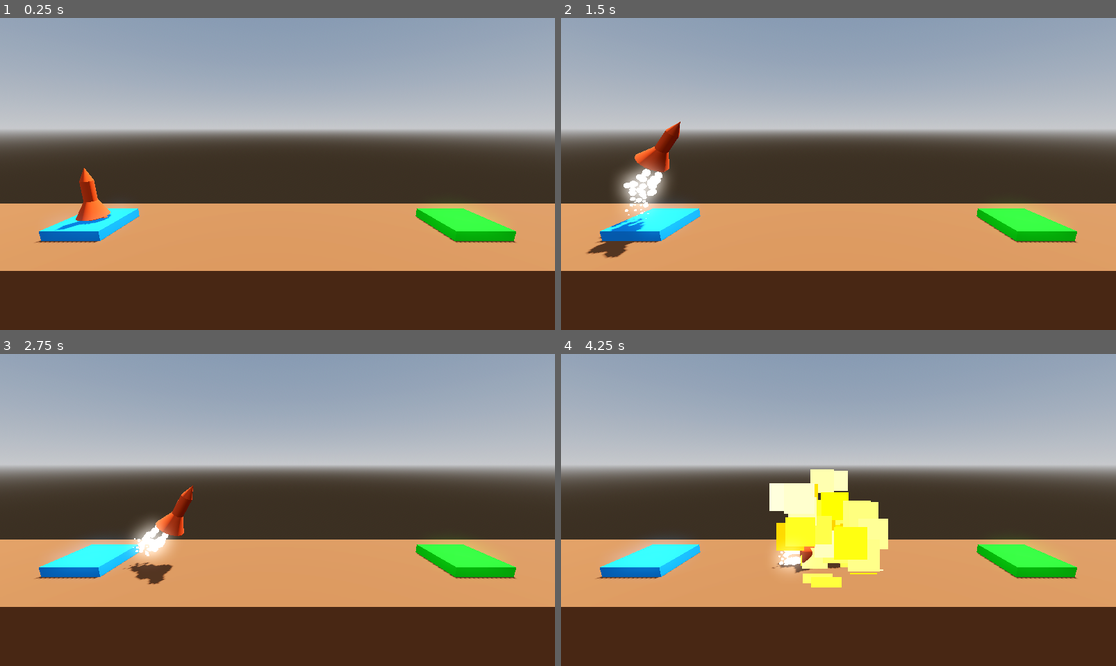
Above: before the commit, frames 1-4 (two rows, left to right).
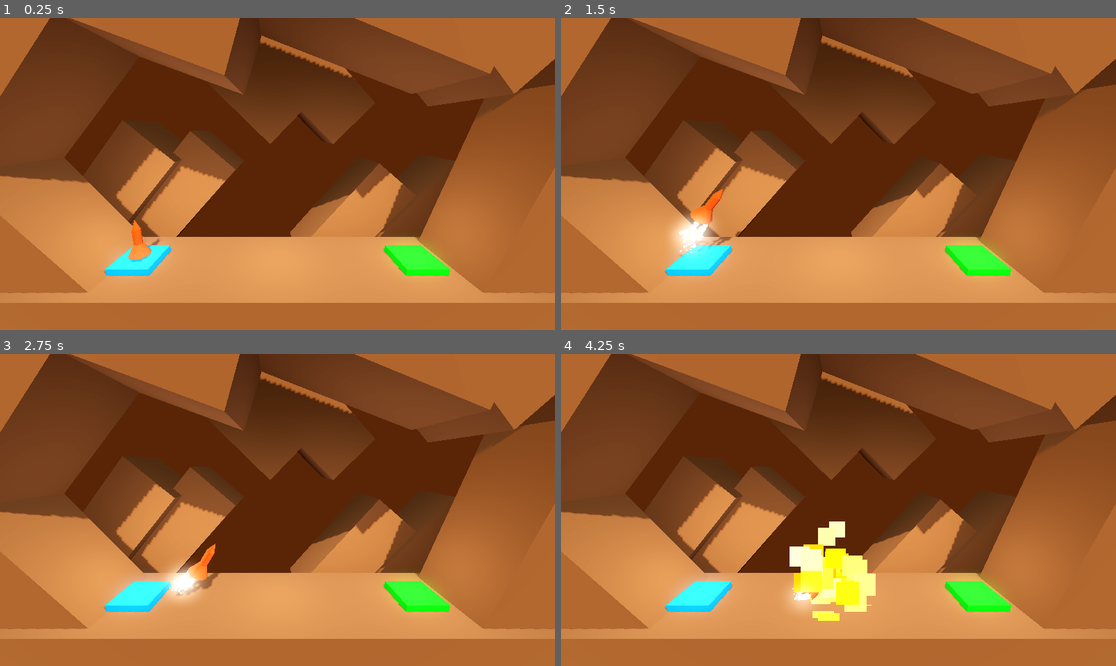
Above: after the commit, the same moments.

Repository: racampos/projectboost
Game: Godot game, scene res://level/level.tscn
The game is run twice, just before and just after one commit, with the same random seed, the same clock (stepped at 60 frames per second) and the same inputs.
Inputs:
- Up to frame 1 (0.25 s): no input
- Up to frame 2 (1.5 s): tap Enter at 0.5 s; hold D (rotate_right) 0.53-1.28 s; hold Space (boost) 0.53-1.28 s; hold A (rotate_left) from 1.28 s (still down); tap Space (boost) at 1.35 s
- Up to frame 3 (2.75 s): release A (rotate_left) at 2.03 s; hold D (rotate_right) from 2.03 s (still down); hold Space (boost) from 2.03 s (still down)
- Up to frame 4 (4.25 s): release Space (boost) at 2.78 s; tap Space (boost) at 2.85 s; release D (rotate_right) at 3.53 s; hold A (rotate_left) from 3.53 s (still down); hold Space (boost) from 3.53 s (still down)

The runs differ from the first frame. In frame 1, 93% of the frame differs, in the area x 0-100%, y 0-100%; in frame 2, 94%; in frame 3, 94%; in frame 4, 94%.

Commit message:
Finished project

Diff:
--- /dev/null
+++ b/background.tscn
@@ -0,0 +1,113 @@
+[gd_scene load_steps=5 format=3 uid="uid://d0taevgmm6pje"]
+
+[sub_resource type="StandardMaterial3D" id="StandardMaterial3D_god2i"]
+albedo_color = Color(0.509804, 0.290196, 0.141176, 1)
+
+[sub_resource type="ProceduralSkyMaterial" id="ProceduralSkyMaterial_q7gv6"]
+sky_horizon_color = Color(0.64625, 0.65575, 0.67075, 1)
+ground_horizon_color = Color(0.64625, 0.65575, 0.67075, 1)
+
+[sub_resource type="Sky" id="Sky_iyog4"]
+sky_material = SubResource("ProceduralSkyMaterial_q7gv6")
+
+[sub_resource type="Environment" id="Environment_je5st"]
+background_mode = 1
+background_color = Color(0.07, 0.03276, 0.0112, 1)
+sky = SubResource("Sky_iyog4")
+ambient_light_source = 3
+tonemap_mode = 2
+glow_enabled = true
+
+[node name="Floor" type="CSGBox3D" groups=["Hazard"]]
+transform = Transform3D(1, 0, 0, 0, 1, 0, 0, 0, 1, 2.08165e-12, -4, 2.08165e-12)
+use_collision = true
+size = Vector3(30, 8, 5)
+material = SubResource("StandardMaterial3D_god2i")
+
+[node name="Wall" type="CSGBox3D" parent="."]
+transform = Transform3D(0.717251, 0.696815, 0, -0.696815, 0.717251, 0, 0, 0, 1, -10.1265, 13.7839, 0)
+size = Vector3(4, 10, 4)
+material = SubResource("StandardMaterial3D_god2i")
+
+[node name="Wall2" type="CSGBox3D" parent="."]
+transform = Transform3D(0.794393, -0.607404, 0, 0.607404, 0.794393, 0, 0, 0, 1, -12.0944, 6.16963, 0)
+size = Vector3(4, 10, 4)
+material = SubResource("StandardMaterial3D_god2i")
+
+[node name="Wall3" type="CSGBox3D" parent="."]
+transform = Transform3D(0.966102, 0.258161, 0, -0.258161, 0.966102, 0, 0, 0, 1, 11.4855, 7.04312, 0)
+size = Vector3(4, 10, 4)
+material = SubResource("StandardMaterial3D_god2i")
+
+[node name="Wall4" type="CSGBox3D" parent="."]
+transform = Transform3D(0.843485, -0.537152, 0, 0.537152, 0.843485, 0, 0, 0, 1, 14.4108, 12.8937, 0)
+size = Vector3(4, 10, 4)
+material = SubResource("StandardMaterial3D_god2i")
+
+[node name="Ceiling" type="CSGBox3D" parent="."]
+transform = Transform3D(-0.329394, 0.944193, 0, -0.944192, -0.329394, 0, 0, 0, 1, -5.80335, 15.9533, 0)
+size = Vector3(4, 10, 4)
+material = SubResource("StandardMaterial3D_god2i")
+
+[node name="Ceiling2" type="CSGBox3D" parent="."]
+transform = Transform3D(-0.329394, 0.944193, 0, -0.944192, -0.329394, 0, 0, 0, 1, 2.90892, 15.9945, 0)
+size = Vector3(4, 10, 4)
+material = SubResource("StandardMaterial3D_god2i")
+
+[node name="Ceiling3" type="CSGBox3D" parent="."]
+transform = Transform3D(0.716484, 0.697603, 0, -0.697603, 0.716485, 0, 0, 0, 1, 9.97851, 16.8185, 0)
+size = Vector3(4, 10, 4)
+material = SubResource("StandardMaterial3D_god2i")
+
+[node name="BackgroundWall" type="CSGBox3D" parent="."]
+transform = Transform3D(0.745243, 0.666793, 0, -0.666793, 0.745243, 0, 0, 0, 1, -11.5501, 6.16963, -5.92632)
+size = Vector3(4, 10, 4)
+material = SubResource("StandardMaterial3D_god2i")
+
+[node name="BackgroundWall2" type="CSGBox3D" parent="."]
+transform = Transform3D(0.740898, 0.671617, 0, -0.671617, 0.740898, 0, 0, 0, 1, -7.83927, 5.49995, -6.98017)
+size = Vector3(4, 10, 4)
+material = SubResource("StandardMaterial3D_god2i")
+
+[node name="BackgroundWall3" type="CSGBox3D" parent="."]
+transform = Transform3D(0.777058, 0.629429, 0, -0.629429, 0.777058, 0, 0, 0, 1, 6.01195, 3.03323, -7.75343)
+size = Vector3(4, 10, 4)
+material = SubResource("StandardMaterial3D_god2i")
+
+[node name="BackgroundWall4" type="CSGBox3D" parent="."]
+transform = Transform3D(0.777058, 0.629429, 0, -0.629429, 0.777058, 0, 0, 0, 1, 11.6976, 3.2126, -7.75343)
+size = Vector3(4, 10, 4)
+material = SubResource("StandardMaterial3D_god2i")
+
+[node name="BackgroundWall5" type="CSGBox3D" parent="."]
+transform = Transform3D(0.698203, -0.7159, 0, 0.7159, 0.698203, 0, 0, 0, 1, -2.71896, 14.516, -7.75343)
+size = Vector3(4, 10, 4)
+material = SubResource("StandardMaterial3D_god2i")
+
+[node name="BackgroundWall6" type="CSGBox3D" parent="."]
+transform = Transform3D(0.698203, -0.7159, 0, 0.7159, 0.698203, 0, 0, 0, 1, 1.88502, 14.516, -7.75343)
+size = Vector3(4, 10, 4)
+material = SubResource("StandardMaterial3D_god2i")
+
+[node name="DirectionalLight3D" type="DirectionalLight3D" parent="."]
+transform = Transform3D(0.984807, -0.111619, 0.133022, 2.67186e-16, 0.766045, 0.642787, -0.173648, -0.633022, 0.754406, 2.08165e-12, 2.08165e-12, 13)
+light_energy = 0.5
+shadow_enabled = true
+
+[node name="WorldEnvironment" type="WorldEnvironment" parent="."]
+environment = SubResource("Environment_je5st")
+
+[node name="OmniLight3D" type="OmniLight3D" parent="."]
+transform = Transform3D(1, 0, 0, 0, 1, 0, 0, 0, 1, 0, 6.43501, 0)
+omni_range = 12.0
+omni_attenuation = 0.5
+
+[node name="OmniLight3D2" type="OmniLight3D" parent="."]
+transform = Transform3D(1, 0, 0, 0, 1, 0, 0, 0, 1, -7.12903, 6.21953, 0)
+omni_range = 12.0
+omni_attenuation = 0.5
+
+[node name="OmniLight3D3" type="OmniLight3D" parent="."]
+transform = Transform3D(1, 0, 0, 0, 1, 0, 0, 0, 1, 6.88772, 6.21953, 0)
+omni_range = 12.0
+omni_attenuation = 0.5
--- a/level/level.tscn
+++ b/level/level.tscn
@@ -1,23 +1,8 @@
-[gd_scene load_steps=9 format=3 uid="uid://csqe8lbvae14t"]
+[gd_scene load_steps=6 format=3 uid="uid://csqe8lbvae14t"]
 
 [ext_resource type="Script" path="res://level/landing_pad.gd" id="1_b2u33"]
+[ext_resource type="PackedScene" uid="uid://d0taevgmm6pje" path="res://background.tscn" id="1_km6hq"]
 [ext_resource type="PackedScene" uid="uid://cti3fcw43ahu6" path="res://player.tscn" id="1_mvd3y"]
-
-[sub_resource type="ProceduralSkyMaterial" id="ProceduralSkyMaterial_q7gv6"]
-sky_horizon_color = Color(0.64625, 0.65575, 0.67075, 1)
-ground_horizon_color = Color(0.64625, 0.65575, 0.67075, 1)
-
-[sub_resource type="Sky" id="Sky_iyog4"]
-sky_material = SubResource("ProceduralSkyMaterial_q7gv6")
-
-[sub_resource type="Environment" id="Environment_je5st"]
-background_mode = 2
-sky = SubResource("Sky_iyog4")
-tonemap_mode = 2
-glow_enabled = true
-
-[sub_resource type="StandardMaterial3D" id="StandardMaterial3D_god2i"]
-albedo_color = Color(0.509804, 0.290196, 0.141176, 1)
 
 [sub_resource type="StandardMaterial3D" id="StandardMaterial3D_wdwss"]
 albedo_color = Color(0, 1, 0, 1)
@@ -27,18 +12,7 @@
 
 [node name="Level" type="Node3D"]
 
-[node name="WorldEnvironment" type="WorldEnvironment" parent="."]
-environment = SubResource("Environment_je5st")
-
-[node name="DirectionalLight3D" type="DirectionalLight3D" parent="."]
-transform = Transform3D(-0.866025, -0.433013, 0.25, 0, 0.5, 0.866025, -0.5, 0.75, -0.433013, 0, 0, 0)
-shadow_enabled = true
-
-[node name="Floor" type="CSGBox3D" parent="." groups=["Hazard"]]
-transform = Transform3D(1, 0, 0, 0, 1, 0, 0, 0, 1, 2.08165e-12, -4, 2.08165e-12)
-use_collision = true
-size = Vector3(30, 8, 5)
-material = SubResource("StandardMaterial3D_god2i")
+[node name="Floor" parent="." instance=ExtResource("1_km6hq")]
 
 [node name="LandingPad" type="CSGBox3D" parent="." groups=["Goal"]]
 transform = Transform3D(1, 0, 0, 0, 1, 0, 0, 0, 1, 7, 0.1, 2.08165e-12)
@@ -55,7 +29,7 @@
 material = SubResource("StandardMaterial3D_ulytx")
 
 [node name="Camera3D" type="Camera3D" parent="."]
-transform = Transform3D(1, -4.24872e-16, 3.40387e-16, 3.40387e-16, 0.975917, 0.218143, -4.24872e-16, -0.218143, 0.975917, 2.08165e-12, 3.71, 7.22)
+transform = Transform3D(1, -4.24872e-16, 3.40387e-16, 3.40387e-16, 0.975917, 0.218143, -4.24872e-16, -0.218143, 0.975917, 2.08165e-12, 6.71, 9.22)
 
 [node name="Player" parent="." instance=ExtResource("1_mvd3y")]
 transform = Transform3D(1, 0, 0, 0, 1, 0, 0, 0, 1, -7, 1.3, 4.16329e-12)
--- a/level/level_2.tscn
+++ b/level/level_2.tscn
@@ -1,23 +1,8 @@
-[gd_scene load_steps=10 format=3 uid="uid://bn0op24oosy7x"]
+[gd_scene load_steps=7 format=3 uid="uid://bn0op24oosy7x"]
 
 [ext_resource type="Script" path="res://level/landing_pad.gd" id="1_rv5nv"]
 [ext_resource type="PackedScene" uid="uid://cti3fcw43ahu6" path="res://player.tscn" id="2_i5mo5"]
-
-[sub_resource type="ProceduralSkyMaterial" id="ProceduralSkyMaterial_q7gv6"]
-sky_horizon_color = Color(0.64625, 0.65575, 0.67075, 1)
-ground_horizon_color = Color(0.64625, 0.65575, 0.67075, 1)
-
-[sub_resource type="Sky" id="Sky_iyog4"]
-sky_material = SubResource("ProceduralSkyMaterial_q7gv6")
-
-[sub_resource type="Environment" id="Environment_je5st"]
-background_mode = 2
-sky = SubResource("Sky_iyog4")
-tonemap_mode = 2
-glow_enabled = true
-
-[sub_resource type="StandardMaterial3D" id="StandardMaterial3D_god2i"]
-albedo_color = Color(0.509804, 0.290196, 0.141176, 1)
+[ext_resource type="PackedScene" uid="uid://d0taevgmm6pje" path="res://background.tscn" id="3_5uafa"]
 
 [sub_resource type="StandardMaterial3D" id="StandardMaterial3D_bkvrf"]
 albedo_color = Color(1, 0.0313726, 1, 1)
@@ -29,19 +14,6 @@
 albedo_color = Color(0, 0.576471, 1, 1)
 
 [node name="Level" type="Node3D"]
-
-[node name="WorldEnvironment" type="WorldEnvironment" parent="."]
-environment = SubResource("Environment_je5st")
-
-[node name="DirectionalLight3D" type="DirectionalLight3D" parent="."]
-transform = Transform3D(-0.866025, -0.433013, 0.25, 0, 0.5, 0.866025, -0.5, 0.75, -0.433013, 0, 0, 0)
-shadow_enabled = true
-
-[node name="Floor" type="CSGBox3D" parent="." groups=["Hazard"]]
-transform = Transform3D(1, 0, 0, 0, 1, 0, 0, 0, 1, 2.08165e-12, -4, 2.08165e-12)
-use_collision = true
-size = Vector3(30, 8, 5)
-material = SubResource("StandardMaterial3D_god2i")
 
 [node name="Obstacle" type="CSGBox3D" parent="." groups=["Hazard"]]
 transform = Transform3D(1, 0, 0, 0, 1, 0, 0, 0, 1, 2.08165e-12, 0.925111, 2.08165e-12)
@@ -64,7 +36,9 @@
 material = SubResource("StandardMaterial3D_ulytx")
 
 [node name="Camera3D" type="Camera3D" parent="."]
-transform = Transform3D(1, -4.24872e-16, 3.40387e-16, 3.40387e-16, 0.975917, 0.218143, -4.24872e-16, -0.218143, 0.975917, 2.08165e-12, 3.71, 7.22)
+transform = Transform3D(1, -4.24872e-16, 3.40387e-16, 3.40387e-16, 0.975917, 0.218143, -4.24872e-16, -0.218143, 0.975917, 2.08165e-12, 6.71, 9.22)
 
 [node name="Player" parent="." instance=ExtResource("2_i5mo5")]
 transform = Transform3D(1, 0, 0, 0, 1, 0, 0, 0, 1, -7, 1.3, 4.16329e-12)
+
+[node name="Floor" parent="." instance=ExtResource("3_5uafa")]
--- a/level/level_3.tscn
+++ b/level/level_3.tscn
@@ -1,23 +1,8 @@
-[gd_scene load_steps=10 format=3 uid="uid://dxe1twyywnsbb"]
+[gd_scene load_steps=7 format=3 uid="uid://dxe1twyywnsbb"]
 
 [ext_resource type="Script" path="res://level/landing_pad.gd" id="1_312vu"]
 [ext_resource type="PackedScene" uid="uid://cti3fcw43ahu6" path="res://player.tscn" id="2_rxfwh"]
-
-[sub_resource type="ProceduralSkyMaterial" id="ProceduralSkyMaterial_q7gv6"]
-sky_horizon_color = Color(0.64625, 0.65575, 0.67075, 1)
-ground_horizon_color = Color(0.64625, 0.65575, 0.67075, 1)
-
-[sub_resource type="Sky" id="Sky_iyog4"]
-sky_material = SubResource("ProceduralSkyMaterial_q7gv6")
-
-[sub_resource type="Environment" id="Environment_je5st"]
-background_mode = 2
-sky = SubResource("Sky_iyog4")
-tonemap_mode = 2
-glow_enabled = true
-
-[sub_resource type="StandardMaterial3D" id="StandardMaterial3D_god2i"]
-albedo_color = Color(0.509804, 0.290196, 0.141176, 1)
+[ext_resource type="PackedScene" uid="uid://d0taevgmm6pje" path="res://background.tscn" id="3_8dsnq"]
 
 [sub_resource type="StandardMaterial3D" id="StandardMaterial3D_bkvrf"]
 albedo_color = Color(1, 0.0313726, 1, 1)
@@ -29,19 +14,6 @@
 albedo_color = Color(0, 0.576471, 1, 1)
 
 [node name="Level" type="Node3D"]
-
-[node name="WorldEnvironment" type="WorldEnvironment" parent="."]
-environment = SubResource("Environment_je5st")
-
-[node name="DirectionalLight3D" type="DirectionalLight3D" parent="."]
-transform = Transform3D(-0.866025, -0.433013, 0.25, 0, 0.5, 0.866025, -0.5, 0.75, -0.433013, 0, 0, 0)
-shadow_enabled = true
-
-[node name="Floor" type="CSGBox3D" parent="." groups=["Hazard"]]
-transform = Transform3D(1, 0, 0, 0, 1, 0, 0, 0, 1, 2.08165e-12, -4, 2.08165e-12)
-use_collision = true
-size = Vector3(30, 8, 5)
-material = SubResource("StandardMaterial3D_god2i")
 
 [node name="Obstacle" type="CSGBox3D" parent="." groups=["Hazard"]]
 transform = Transform3D(1, 0, 0, 0, 1, 0, 0, 0, 1, -0.0988679, 5.37867, 2.08165e-12)
@@ -64,7 +36,9 @@
 material = SubResource("StandardMaterial3D_ulytx")
 
 [node name="Camera3D" type="Camera3D" parent="."]
-transform = Transform3D(1, -4.24872e-16, 3.40387e-16, 3.40387e-16, 0.975917, 0.218143, -4.24872e-16, -0.218143, 0.975917, 2.08165e-12, 3.71, 7.22)
+transform = Transform3D(1, -4.24872e-16, 3.40387e-16, 3.40387e-16, 0.975917, 0.218143, -4.24872e-16, -0.218143, 0.975917, 2.08165e-12, 6.71, 9.22)
 
 [node name="Player" parent="." instance=ExtResource("2_rxfwh")]
 transform = Transform3D(1, 0, 0, 0, 1, 0, 0, 0, 1, -7, 1.3, 4.16329e-12)
+
+[node name="Floor" parent="." instance=ExtResource("3_8dsnq")]
--- a/level/level_4.tscn
+++ b/level/level_4.tscn
@@ -1,24 +1,9 @@
-[gd_scene load_steps=10 format=3 uid="uid://bt8xdu8o1nrw1"]
+[gd_scene load_steps=7 format=3 uid="uid://bt8xdu8o1nrw1"]
 
 [ext_resource type="Script" path="res://level/landing_pad.gd" id="1_r207d"]
 [ext_resource type="PackedScene" uid="uid://cti3fcw43ahu6" path="res://player.tscn" id="2_thcnj"]
 [ext_resource type="PackedScene" uid="uid://dc67fpcxmivf2" path="res://moving_hazard.tscn" id="3_52kmw"]
-
-[sub_resource type="ProceduralSkyMaterial" id="ProceduralSkyMaterial_q7gv6"]
-sky_horizon_color = Color(0.64625, 0.65575, 0.67075, 1)
-ground_horizon_color = Color(0.64625, 0.65575, 0.67075, 1)
-
-[sub_resource type="Sky" id="Sky_iyog4"]
-sky_material = SubResource("ProceduralSkyMaterial_q7gv6")
-
-[sub_resource type="Environment" id="Environment_je5st"]
-background_mode = 2
-sky = SubResource("Sky_iyog4")
-tonemap_mode = 2
-glow_enabled = true
-
-[sub_resource type="StandardMaterial3D" id="StandardMaterial3D_god2i"]
-albedo_color = Color(0.509804, 0.290196, 0.141176, 1)
+[ext_resource type="PackedScene" uid="uid://d0taevgmm6pje" path="res://background.tscn" id="4_cdyob"]
 
 [sub_resource type="StandardMaterial3D" id="StandardMaterial3D_wdwss"]
 albedo_color = Color(0, 1, 0, 1)
@@ -27,19 +12,6 @@
 albedo_color = Color(0, 0.576471, 1, 1)
 
 [node name="Level" type="Node3D"]
-
-[node name="WorldEnvironment" type="WorldEnvironment" parent="."]
-environment = SubResource("Environment_je5st")
-
-[node name="DirectionalLight3D" type="DirectionalLight3D" parent="."]
-transform = Transform3D(-0.866025, -0.433013, 0.25, 0, 0.5, 0.866025, -0.5, 0.75, -0.433013, 0, 0, 0)
-shadow_enabled = true
-
-[node name="Floor" type="CSGBox3D" parent="." groups=["Hazard"]]
-transform = Transform3D(1, 0, 0, 0, 1, 0, 0, 0, 1, 2.08165e-12, -4, 2.08165e-12)
-use_collision = true
-size = Vector3(30, 8, 5)
-material = SubResource("StandardMaterial3D_god2i")
 
 [node name="LandingPad" type="CSGBox3D" parent="." groups=["Goal"]]
 transform = Transform3D(1, 0, 0, 0, 1, 0, 0, 0, 1, 7, 0.1, 2.08165e-12)
@@ -56,7 +28,7 @@
 material = SubResource("StandardMaterial3D_ulytx")
 
 [node name="Camera3D" type="Camera3D" parent="."]
-transform = Transform3D(1, -4.24872e-16, 3.40387e-16, 3.40387e-16, 0.975917, 0.218143, -4.24872e-16, -0.218143, 0.975917, 2.08165e-12, 3.71, 7.22)
+transform = Transform3D(1, -4.24872e-16, 3.40387e-16, 3.40387e-16, 0.975917, 0.218143, -4.24872e-16, -0.218143, 0.975917, 2.08165e-12, 6.71, 9.22)
 
 [node name="Player" parent="." instance=ExtResource("2_thcnj")]
 transform = Transform3D(1, 0, 0, 0, 1, 0, 0, 0, 1, -7, 1.3, 4.16329e-12)
@@ -64,3 +36,5 @@
 [node name="MovingHazard" parent="." instance=ExtResource("3_52kmw")]
 destination = Vector3(2.08165e-12, 2, 2.08165e-12)
 duration = 3.0
+
+[node name="Floor" parent="." instance=ExtResource("4_cdyob")]
Not shown, added: export_presets.cfg
Binary file added: web_export/project_boost.apple-touch-icon.png
Not shown, added: web_export/project_boost.apple-touch-icon.png.import
Binary file added: web_export/project_boost.icon.png
Not shown, added: web_export/project_boost.icon.png.import
Binary file added: web_export/project_boost.png
Not shown, added: web_export/project_boost.png.import
Not shown, changed: .gitignore
Not shown, added: web_export/project_boost.audio.worklet.js
Not shown, added: web_export/project_boost.html
Not shown, added: web_export/project_boost.js
Not shown, added: web_export/project_boost.pck
(and 3 more such lines)
